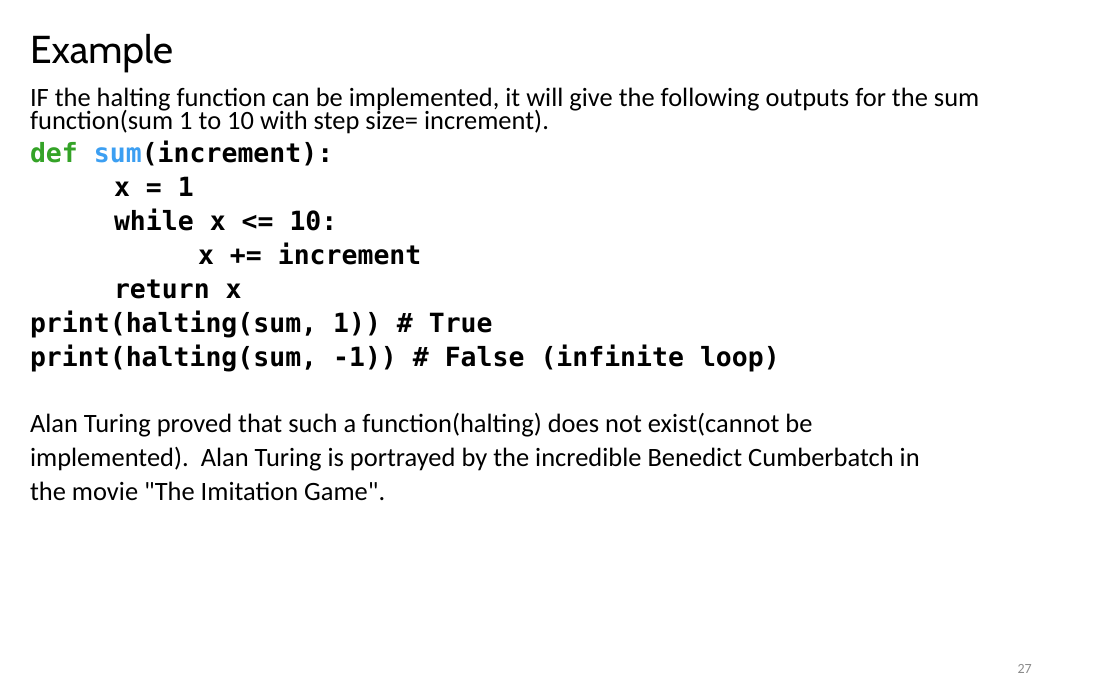
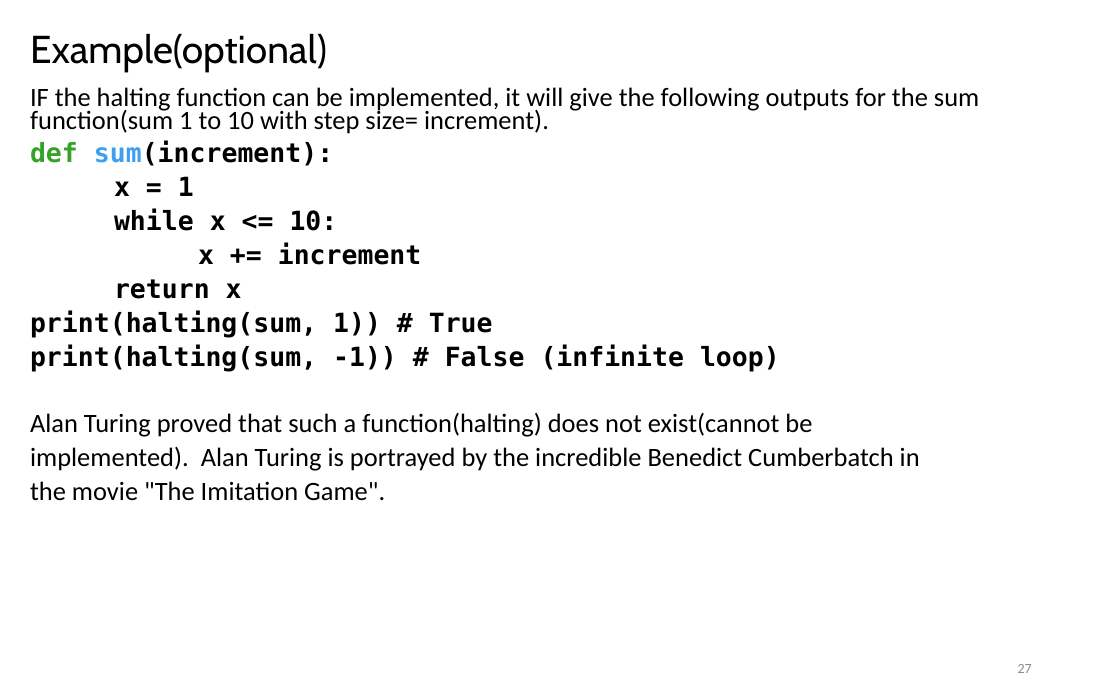
Before and after one commit to LongBaoNguyen/longbaonguyen.github.io, a slide deck: slide 27 of courses/apcsp/lect22.pptx. Drawn at 1120x700 pixels with LibreOffice and Linux fonts; fonts in the diff are those of the drawing. Boxes give left, top, right and bottom in pixels: in the first picture for what was removed or moved away, otherwise in the second. Text is boxed around its words. In the diff, an @@ line names an element or a change of style, - is before the commit and + after.

```diff
--- a/courses/apcsp/lect22.pptx
+++ b/courses/apcsp/lect22.pptx
@@ title at (x1=30, y1=33, x2=327, y2=72): text changed @@
-Example
+Example(optional)
```
Also in this commit, not shown: 1 other slide changed, 1 slide added, 1 slide removed, 2 other files.
